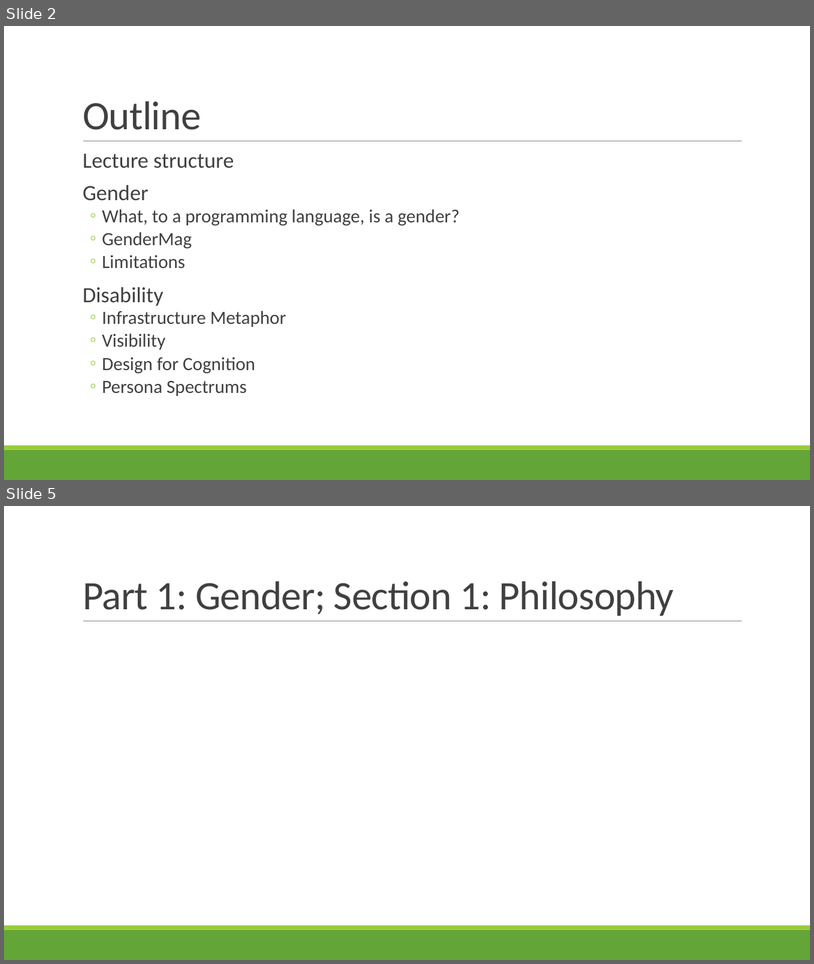
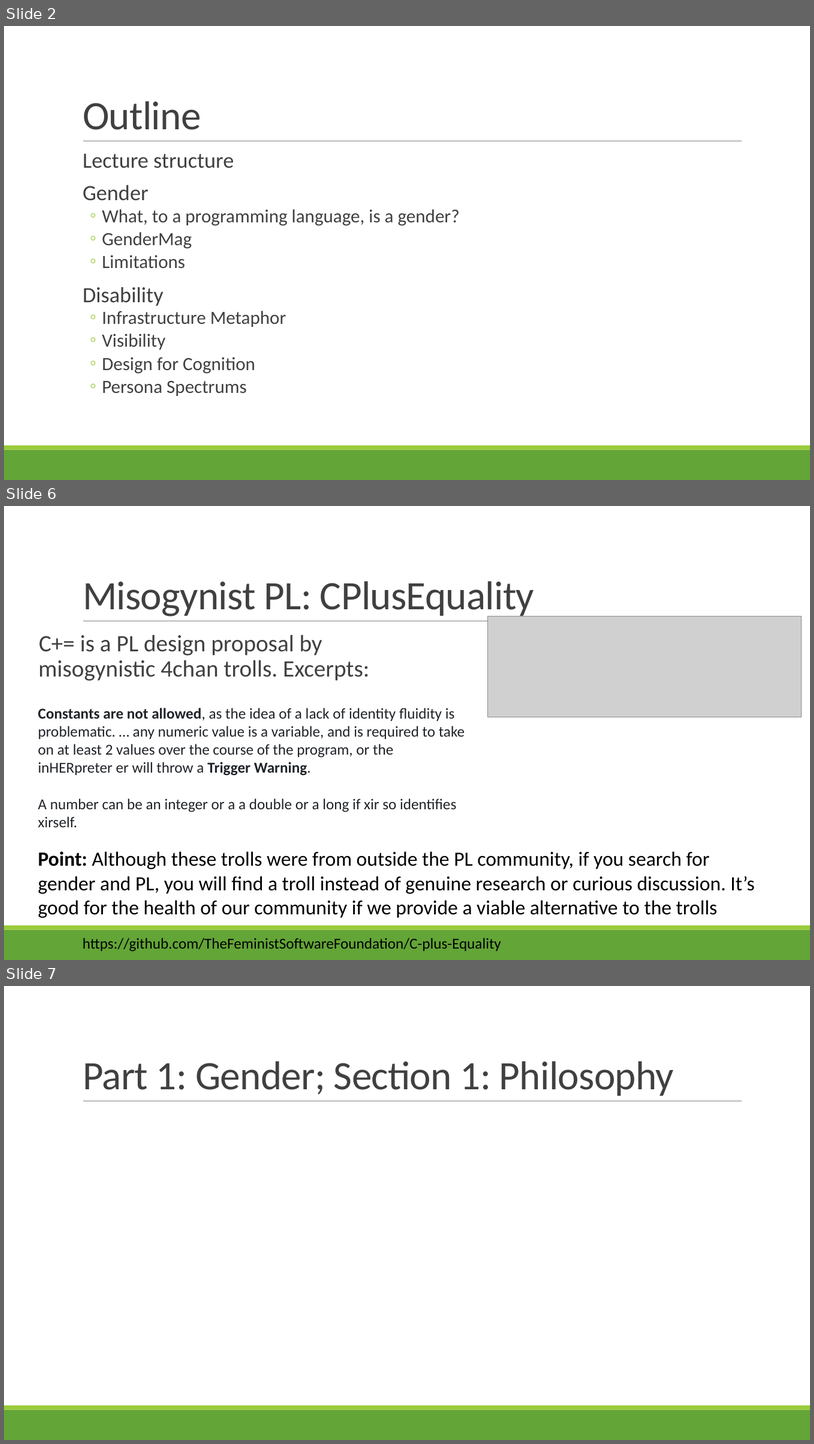
Before and after one commit to rbohrer/pl-course, a slide deck: LectureSlides/10GenderDisability.pptx. Shown one above the other, each under a label of ours: slides 2 and 5 before the commit, slides 2, 6 and 7 after it; the slides between them are not shown. The pictures are 814x964 and 814x1444 pixels, drawn with LibreOffice and Linux fonts; fonts in the diff are those of the drawing; grey boxes stand for pictures. Boxes give left, top, right and bottom in pixels: in the first picture for what was removed or moved away, otherwise in the second. Text is boxed around its words. In the diff, an @@ line names an element or a change of style, - is before the commit and + after.

```diff
--- a/LectureSlides/10GenderDisability.pptx
+++ b/LectureSlides/10GenderDisability.pptx
@@ slide 6 added at box(4, 506, 810, 960), background #FFFFFF; not listed: 3 template elements that a slide beside it also shows @@
@@ title added at box(83, 581, 534, 619), 48 pt, text #404040 @@
+Misogynist PL: CPlusEquality
@@ picture added at box(488, 616, 802, 717) @@
@@ text added at box(38, 634, 369, 681), 28 pt, text #404040 @@
+  C+= is a PL design proposal by misogynistic 4chan trolls. Excerpts:
@@ text added at box(38, 708, 465, 827), 18 pt, text #1F2328 @@
+Constants are not allowed, as the idea of a lack of identity fluidity is problematic. … any numeric value is a variable, and is required to take on at least 2 values over the course of the program, or the inHERpreter er will throw a Trigger Warning.
+A number can be an integer or a a double or a long if xir so identifies xirself.
@@ text added at box(38, 851, 755, 918), 24 pt, text #000000 @@
+Point: Although these trolls were from outside the PL community, if you search for gender and PL, you will find a troll instead of genuine research or curious discussion. It’s good for the health of our community if we provide a viable alternative to the trolls
@@ text added at box(83, 937, 501, 951), 18 pt, text #000000 @@
+https://github.com/TheFeministSoftwareFoundation/C-plus-Equality
@@ what was slide 5 is now slide 7 @@
```
Also in this commit, not shown: 3 slides changed, 19 other slides added, 1 slide removed.
